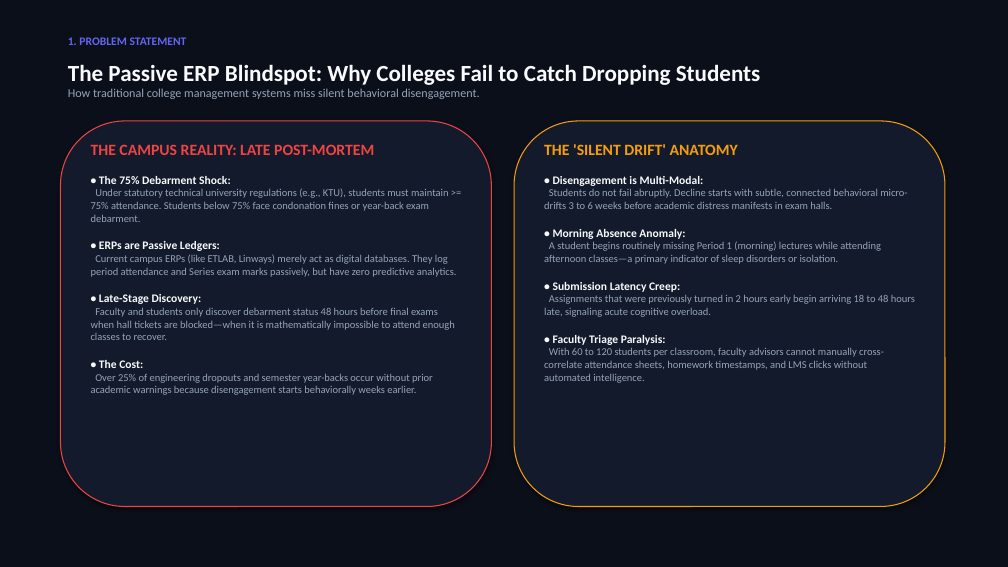
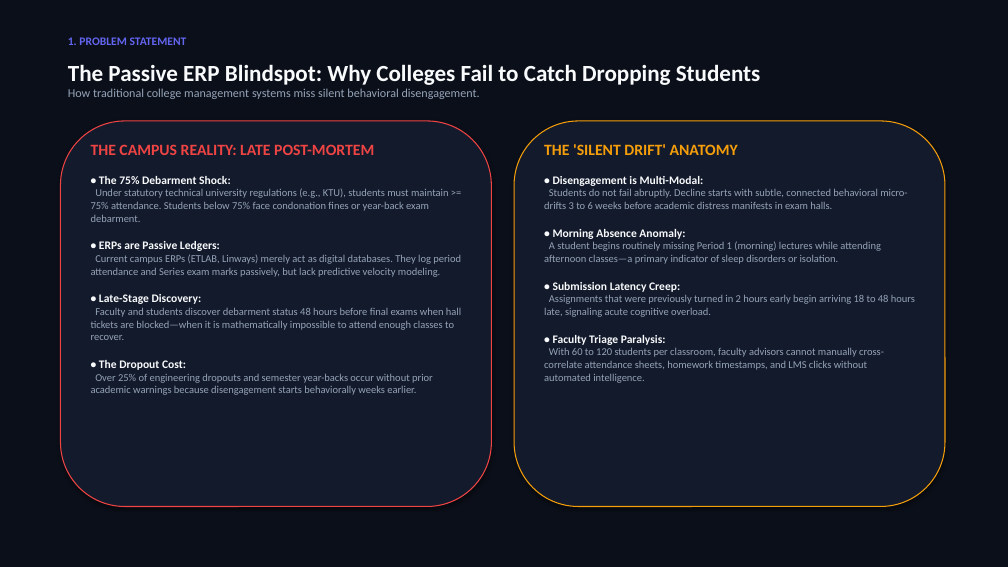
Before and after one commit to sreehari3993-glitch/-tripwire, a slide deck: slide 2 of TRIPWIRE_PITCH_DECK.pptx. Drawn at 1008x567 pixels with LibreOffice and Linux fonts; fonts in the diff are those of the drawing. Boxes give left, top, right and bottom in pixels: in the first picture for what was removed or moved away, otherwise in the second. Text is boxed around its words. In the diff, an @@ line names an element or a change of style, - is before the commit and + after.

Commit message:
feat: add series exam mark threshold (45%) and 30/30/30/10 DVI weight configuration

```diff
--- a/TRIPWIRE_PITCH_DECK.pptx
+++ b/TRIPWIRE_PITCH_DECK.pptx
@@ text at [91, 254, 461, 277]: text changed @@
-Current campus ERPs (like ETLAB, Linways) merely act as digital databases. They log period attendance and Series exam marks passively, but have zero predictive analytics.
+Current campus ERPs (ETLAB, Linways) merely act as digital databases. They log period attendance and Series exam marks passively, but lack predictive velocity modeling.
@@ text at [91, 308, 461, 370]: text changed @@
-Faculty and students only discover debarment status 48 hours before final exams when hall tickets are blocked—when it is mathematically impossible to attend enough classes to recover.
-• The Cost:
+Faculty and students discover debarment status 48 hours before final exams when hall tickets are blocked—when it is mathematically impossible to attend enough classes to recover.
+• The Dropout Cost:
```
Also in this commit, not shown: 9 other slides changed, 2 slides added, 25 other files.
